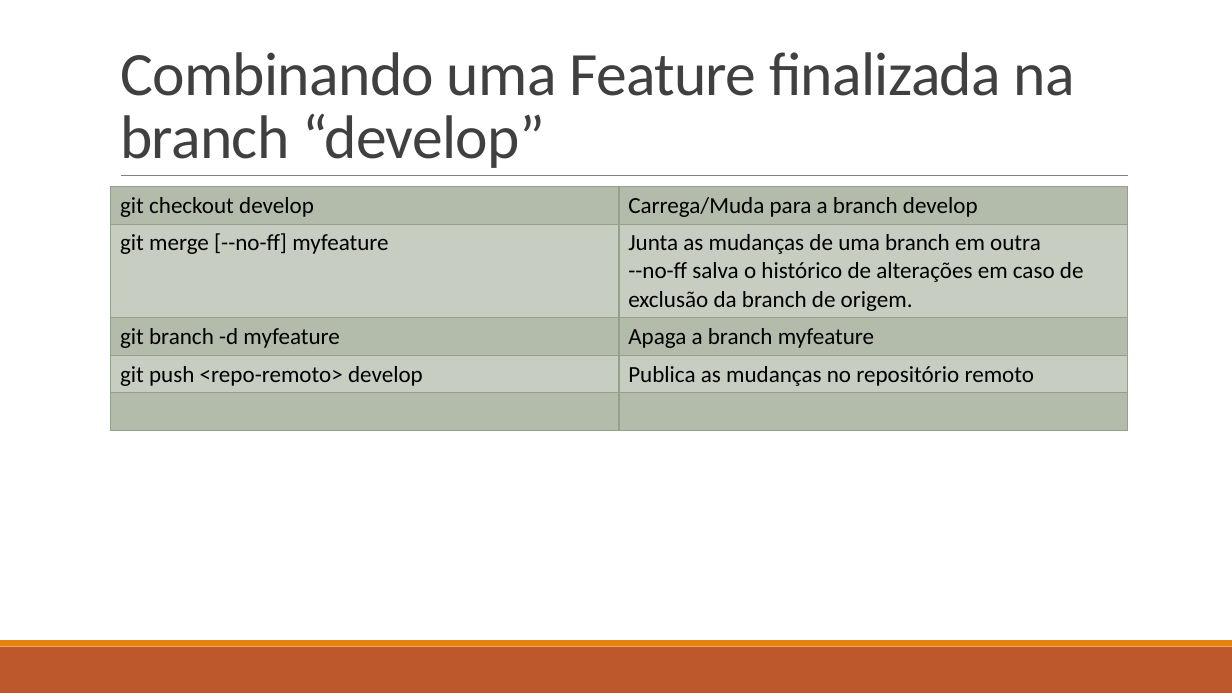
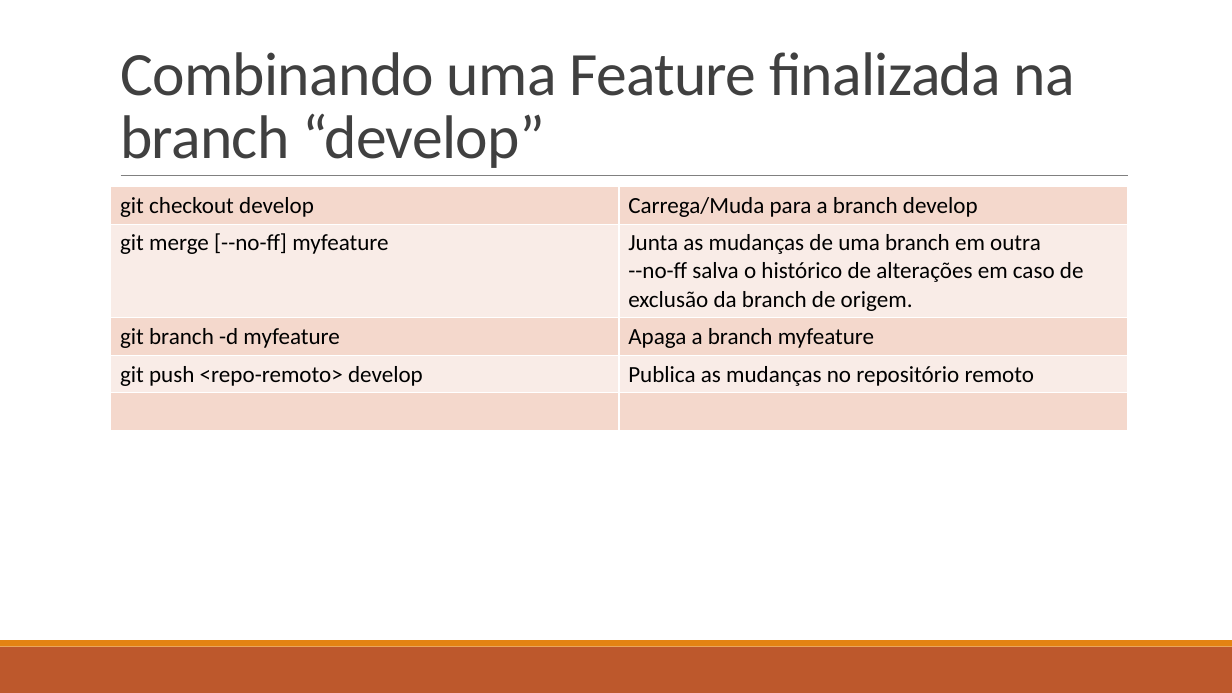
Before and after one commit to ekson73/Docs, a slide deck: slide 74 of Projeto VEK - GIT 4 VEK.pptx (slide 60 before the commit). Drawn at 1232x693 pixels with LibreOffice and Linux fonts; fonts in the diff are those of the drawing. Boxes give left, top, right and bottom in pixels: in the first picture for what was removed or moved away, otherwise in the second. Text is boxed around its words. In the diff, an @@ line names an element or a change of style, - is before the commit and + after.

```diff
--- a/Projeto VEK - GIT 4 VEK.pptx
+++ b/Projeto VEK - GIT 4 VEK.pptx
@@ table at [111,187,1128,429] @@
@@ fill #94A088 at 40% opacity to #F5D9CC in 6 cells @@
@@ fill none to #FAEDE7 in 4 cells @@
@@ borders changed @@
```
Also in this commit, not shown: 15 other slides changed, 24 slides added, 2 slides removed, 2 other files.
